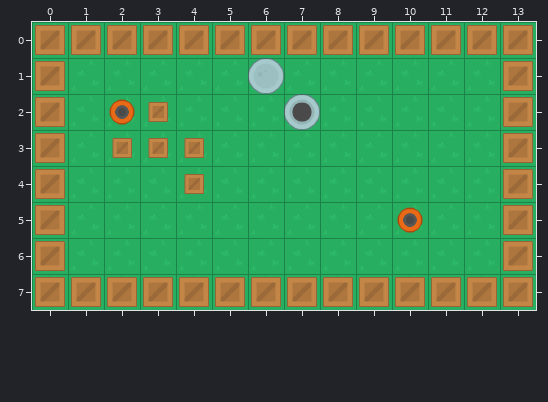
Level history. Tiled map: bot-battles/data/source/map.tmx. The picture above was drawn from the file before the commit.
Cells are 64x64 px. Shown: x 0..13, y 0..7.
New version:
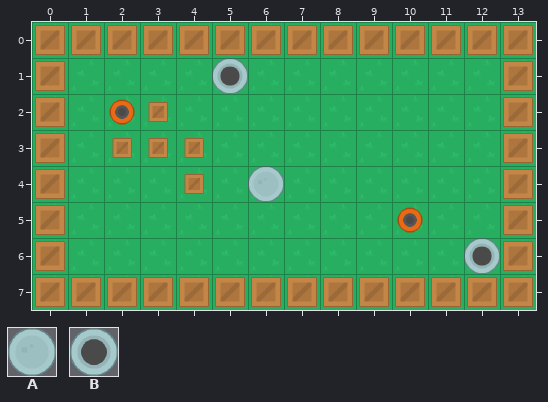
Key: from "map": A 358, B 367.
Objects are placed by their top-left corner, in cells (3,4 is the top-left corner of cell 3,4); size is 1x1 cell unless given.
Edits made:
Layer "healthSpawner":
changed: A "healthSpawner1" at 6,1 -> A "healthSpawner1" at 6,4
Layer "weaponSpawner":
changed: B "weaponSpawner1" at 7,2 -> B "weaponSpawner1" at 5,1
added: B "weaponSpawner1" at 12,6
